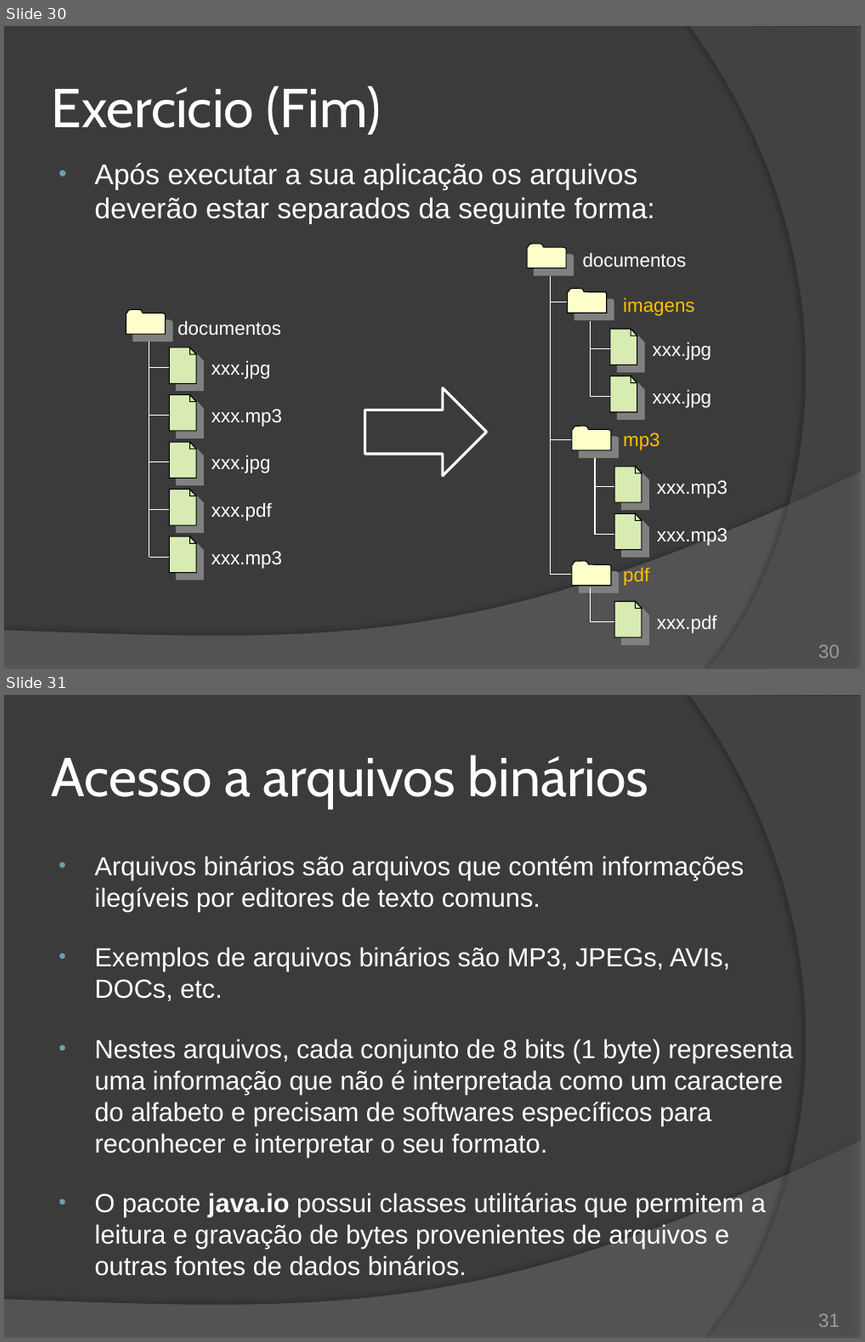
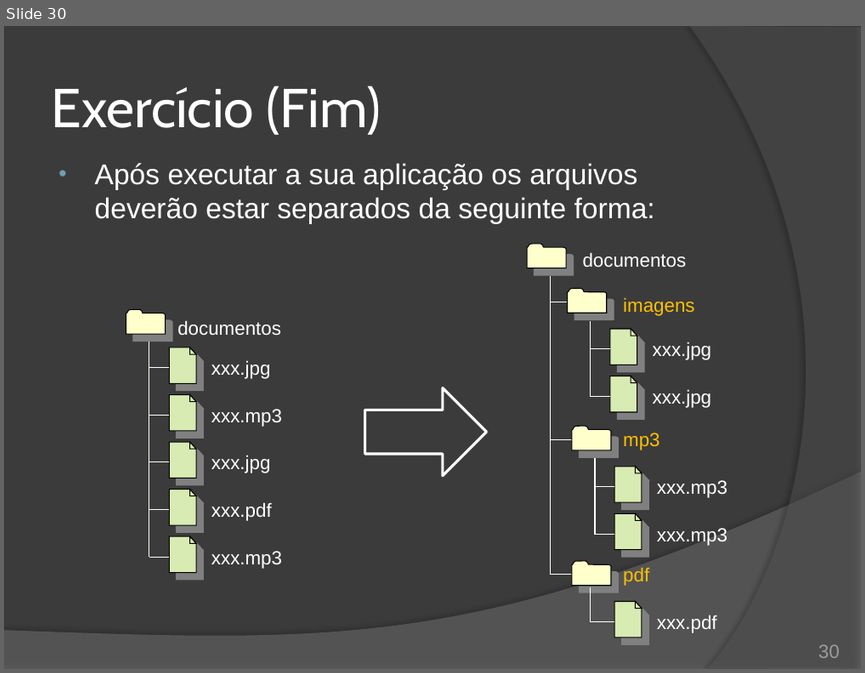
Before and after one commit to duchesqui/slzvieira-training, a slide deck: 2-Java-Programmer-Modulo-II/16.Capitulo10.pptx. Shown one above the other, each under a label of ours: slides 30 and 31 before the commit, slide 30 after it. The pictures are 865x1342 and 865x673 pixels, drawn with LibreOffice and Linux fonts; fonts in the diff are those of the drawing. Boxes give left, top, right and bottom in pixels: in the first picture for what was removed or moved away, otherwise in the second. Text is boxed around its words. In the diff, an @@ line names an element or a change of style, - is before the commit and + after.

Commit message:
Capítulo 10: Java IO. Separação do conteúdo em 3 slides.

```diff
--- a/2-Java-Programmer-Modulo-II/16.Capitulo10.pptx
+++ b/2-Java-Programmer-Modulo-II/16.Capitulo10.pptx
@@ slide 31 removed at (x1=4, y1=695, x2=861, y2=1338), background #3B3B3B; not listed: 2 template elements that a slide beside it also shows @@
@@ title removed at (x1=51, y1=755, x2=649, y2=808) @@
-Acesso a arquivos binários
@@ text removed at (x1=95, y1=856, x2=793, y2=1276) @@
-• Arquivos binários são arquivos que contém informações ilegíveis por editores de texto comuns.
-• Exemplos de arquivos binários são MP3, JPEGs, AVIs, DOCs, etc.
-• Nestes arquivos, cada conjunto de 8 bits (1 byte) representa uma informação que não é interpretada como um caractere do alfabeto e precisam de softwares específicos para reconhecer e interpretar o seu formato.
-• O pacote java.io possui classes utilitárias que permitem a leitura e gravação de bytes provenientes de arquivos e outras fontes de dados binários.
@@ page number removed at (x1=818, y1=1313, x2=840, y2=1327) @@
-31
```
Also in this commit, not shown: 4 slides changed, 59 other slides removed, 4 other files.
